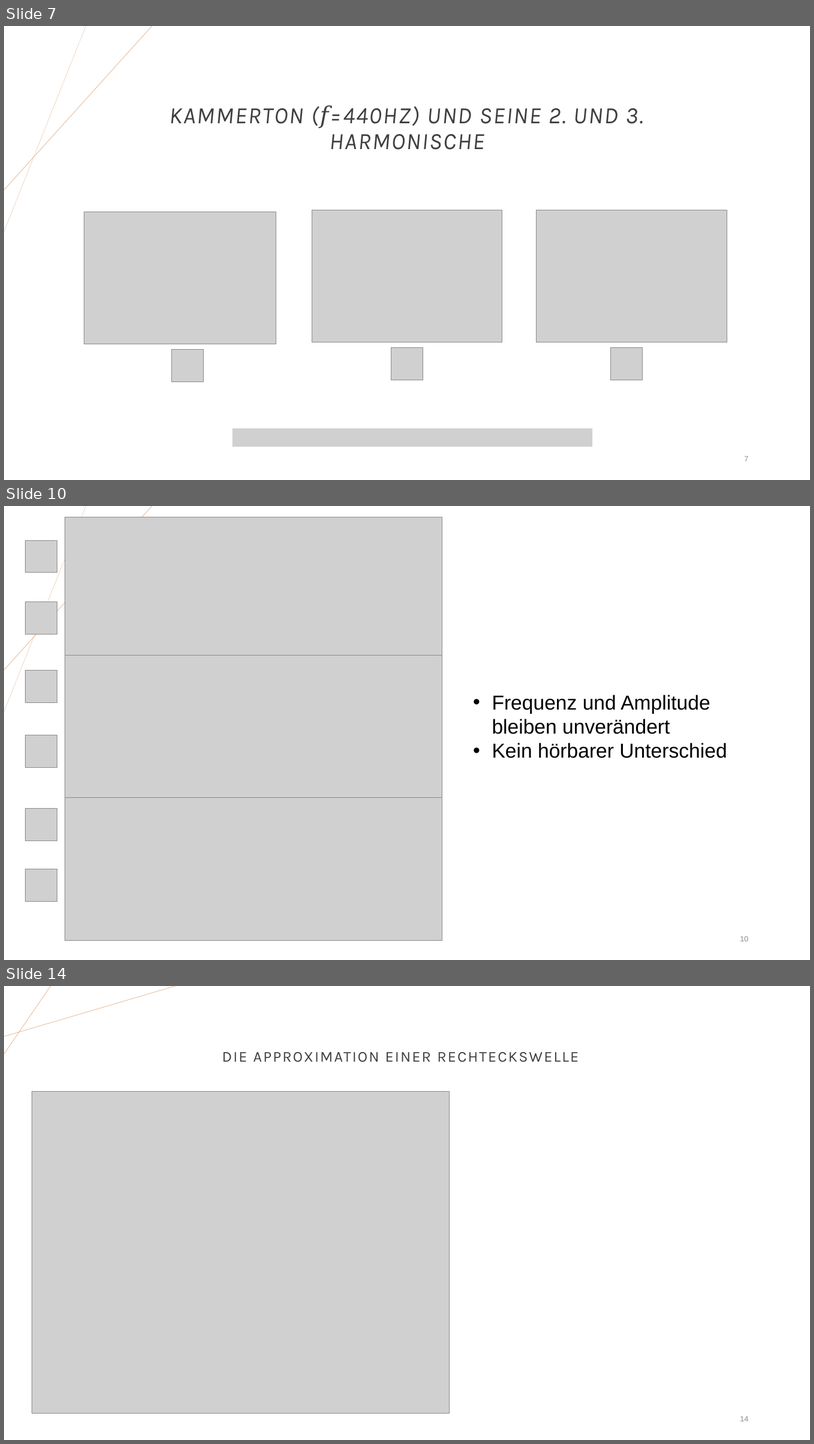
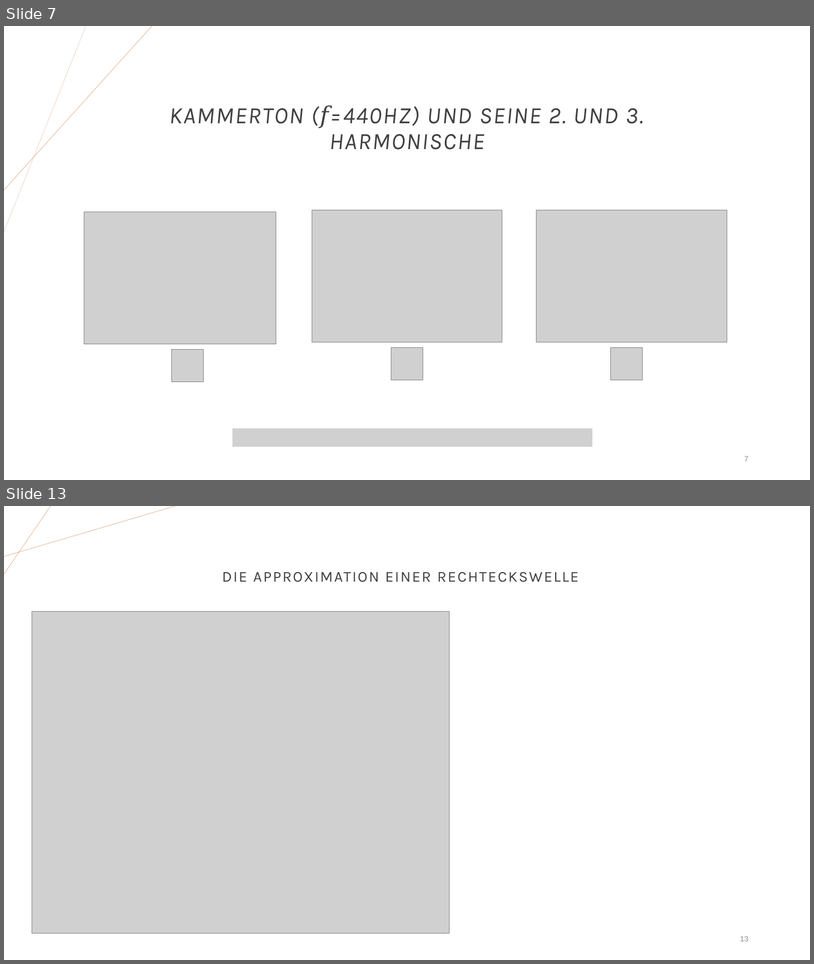
Before and after one commit to JoHoppe/LaborSprache, a slide deck: Digitale Sprachverarbeitung.pptx. Shown one above the other, each under a label of ours: slides 7, 10 and 14 before the commit, slides 7 and 13 after it; the slides between them are not shown. The pictures are 814x1444 and 814x964 pixels, drawn with LibreOffice and Linux fonts; fonts in the diff are those of the drawing; grey boxes stand for pictures. Boxes give left, top, right and bottom in pixels: in the first picture for what was removed or moved away, otherwise in the second. Text is boxed around its words. In the diff, an @@ line names an element or a change of style, - is before the commit and + after.

```diff
--- a/Digitale Sprachverarbeitung.pptx
+++ b/Digitale Sprachverarbeitung.pptx
@@ slide 10 removed at box(4, 506, 810, 960), background #FFFFFF; not listed: 2 template elements that a slide beside it also shows @@
@@ picture removed at box(65, 517, 443, 660) @@
@@ picture removed at box(25, 540, 57, 573) @@
@@ picture removed at box(25, 601, 57, 634) @@
@@ picture removed at box(65, 655, 443, 798) @@
@@ picture removed at box(25, 670, 57, 703) @@
@@ text removed at box(492, 694, 727, 758) @@
-• Frequenz und Amplitude bleiben unverändert
-• Kein hörbarer Unterschied
@@ picture removed at box(25, 735, 57, 768) @@
@@ picture removed at box(25, 808, 57, 841) @@
@@ picture removed at box(65, 798, 443, 940) @@
@@ picture removed at box(25, 869, 57, 901) @@
@@ page number removed at box(740, 936, 749, 941) @@
-10
@@ what was slide 14 is now slide 13 @@
@@ page number at box(740, 936, 749, 941): text changed @@
-14
+13
```
Also in this commit, not shown: 2 slides changed, 4 slides added, 4 other slides removed.
